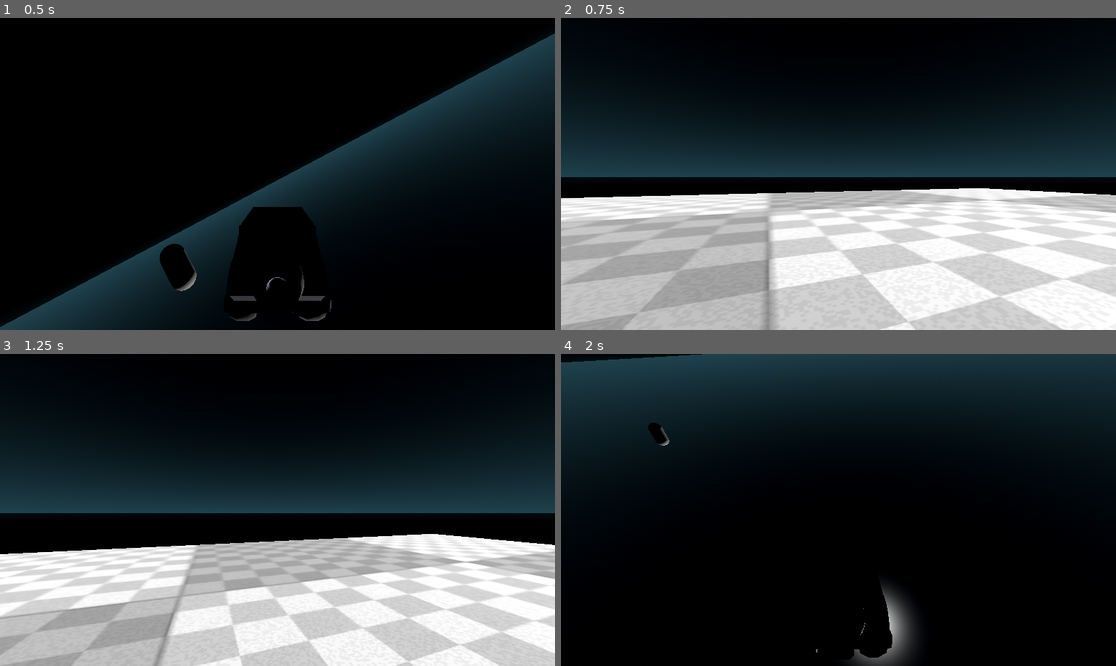
Above: before the commit, frames 1-4 (two rows, left to right).
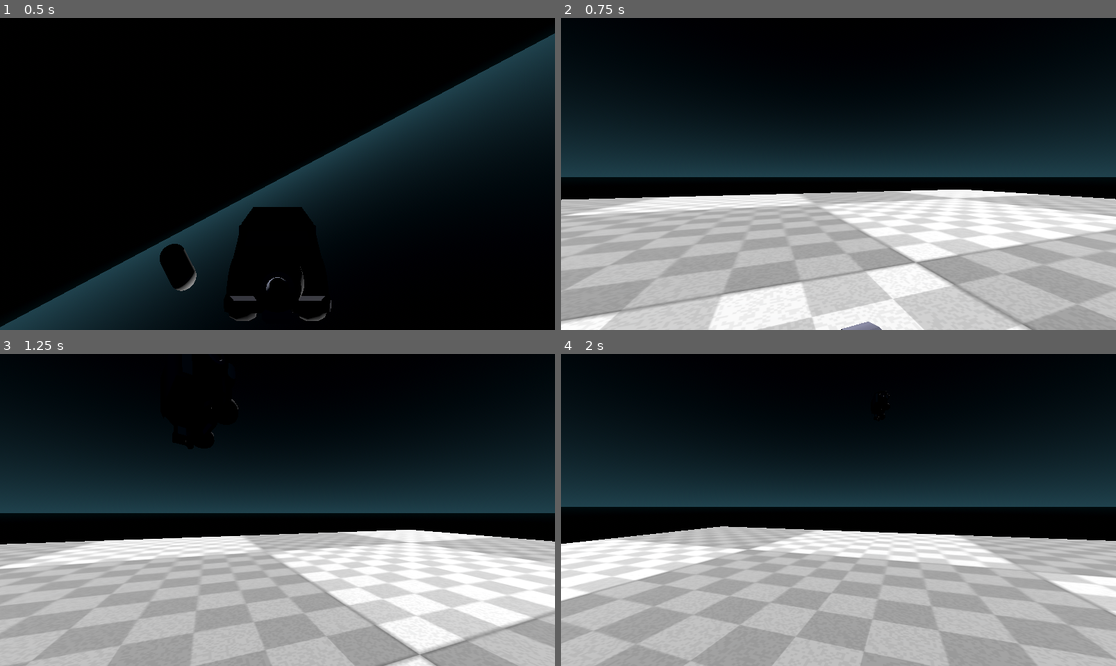
Above: after the commit, the same moments.

Repository: Emerald6468/MissedMyExit
Game: Godot game, scene res://Scenes/TestScenes/ZanderTestScenes/SwitchingTest.tscn
Same seed, same stepped clock (60 frames per second), same inputs: the game is played once before the commit and once after it. The project has no main scene, so this scene is started directly.
Inputs (mouse positions are in pixels of both pictures, inside the frame that each line leads up to):
- Up to frame 1 (0.5 s): no input
- Up to frame 2 (0.75 s): tap Enter (ui_accept) at 0.5 s; move the mouse to (866, 174) at 0.52 s; hold W (Forward) from 0.53 s (still down); tap E (SwitchControls) at 0.6 s
- Up to frame 3 (1.25 s): keep holding W (Forward); tap Enter (ui_accept) at 0.77 s
- Up to frame 4 (2 s): keep holding W (Forward); move the mouse to (810, 510) at 1.27 s; tap E (SwitchControls) at 1.35 s; tap Enter (ui_accept) at 1.52 s

Frame 1 is identical in both runs. In frame 2, 24% of the frame differs, in the area x 0-100%, y 54-100%; in frame 3, 28%; in frame 4, 73%, in the area x 0-100%, y 0-100%.

Commit message:
working switch system

Diff:
--- a/missed-my-exit/Scenes/TestScenes/ZanderTestScenes/TestCar2.tscn
+++ b/missed-my-exit/Scenes/TestScenes/ZanderTestScenes/TestCar2.tscn
@@ -218,6 +218,8 @@
 
 [sub_resource type="BoxShape3D" id="BoxShape3D_ntpel"]
 size = Vector3(1, 0.647583, 0.6732178)
+
+[sub_resource type="SphereShape3D" id="SphereShape3D_qn5rq"]
 
 [node name="TestCar2" type="VehicleBody3D" unique_id=1880288469]
 mass = 240.0
@@ -300,3 +302,13 @@
 
 [node name="CarCamera" type="Camera3D" parent="." unique_id=182063250]
 transform = Transform3D(1, 0, 0, 0, 1, 0, 0, 0, 1, 0, 1.9166391, 3.7930007)
+
+[node name="PlayerPoint" type="Marker3D" parent="." unique_id=82242388]
+transform = Transform3D(1, 0, 0, 0, 1, 0, 0, 0, 1, -1.0043018, 0.6006232, 0)
+
+[node name="DriversDoor" type="Area3D" parent="PlayerPoint" unique_id=508734790]
+
+[node name="CollisionShape3D" type="CollisionShape3D" parent="PlayerPoint/DriversDoor" unique_id=690483299]
+transform = Transform3D(1.36, 0, 0, 0, 1.36, 0, 0, 0, 1.36, 0, 0, 0)
+shape = SubResource("SphereShape3D_qn5rq")
+debug_color = Color(0.7176471, 0.48235294, 0, 0.7647059)
--- a/missed-my-exit/Scenes/TestScenes/ZanderTestScenes/player.tscn
+++ b/missed-my-exit/Scenes/TestScenes/ZanderTestScenes/player.tscn
@@ -6,7 +6,7 @@
 
 [sub_resource type="CapsuleMesh" id="CapsuleMesh_c5mjq"]
 
-[node name="Player" type="CharacterBody3D" unique_id=1477566545]
+[node name="Player" type="CharacterBody3D" unique_id=1477566545 groups=["Player"]]
 script = ExtResource("1_er31s")
 
 [node name="CollisionShape3D" type="CollisionShape3D" parent="." unique_id=680155411]
--- a/missed-my-exit/Scripts/Global.gd
+++ b/missed-my-exit/Scripts/Global.gd
@@ -4,9 +4,11 @@
 #Switching Controls
 var OnFoot = false
 var JustSwitched = false
+var NearDoor = false
 var PlayerMarker:Vector3
 
 #make sure to add every var to reset
 func reset_vars():
 	OnFoot = true
 	JustSwitched = false
+	NearDoor = false
--- a/missed-my-exit/Scripts/player.gd
+++ b/missed-my-exit/Scripts/player.gd
@@ -19,15 +19,21 @@
 func switch_timer():
 	if !timer_started:
 		timer_started = true
+		if Global.OnFoot: get_out_car()
 		await get_tree().create_timer(.05).timeout
 		timer_started = false
 		Global.JustSwitched = false
+
+
+func get_out_car():
+	global_position = Global.PlayerMarker
 
 func _physics_process(delta: float) -> void:
 	#Switching
 	if Global.JustSwitched: switch_timer()
 	if Global.OnFoot:
-		if !Global.JustSwitched and Input.is_action_just_pressed("SwitchControls"):
+		if !Global.JustSwitched and Input.is_action_just_pressed("SwitchControls") and Global.NearDoor:
+			Global.NearDoor = false
 			Global.OnFoot = false
 			Global.JustSwitched = true
 		#Camera
--- a/missed-my-exit/Scripts/test_car_2.gd
+++ b/missed-my-exit/Scripts/test_car_2.gd
@@ -8,8 +8,13 @@
 #Camera
 @onready var car_camera: Camera3D = $CarCamera
 
+#Player Point and Door
+@onready var player_point: Marker3D = $PlayerPoint
+@onready var drivers_door: Area3D = $PlayerPoint/DriversDoor
+
 
 func _process(delta: float) -> void:
+	Global.PlayerMarker = player_point.global_position
 	#Switching
 	if !Global.OnFoot:
 		if !Global.JustSwitched and Input.is_action_just_pressed("SwitchControls"):
@@ -30,3 +35,10 @@
 
 		if dir == 0:
 			brake = 2
+	else:
+		var body_list = drivers_door.get_overlapping_bodies()
+		if drivers_door.has_overlapping_bodies():
+			for body in body_list:
+				if body.is_in_group("Player"):
+					Global.NearDoor = true
+				else: Global.NearDoor = false
--- a/missed-my-exit/project.godot
+++ b/missed-my-exit/project.godot
@@ -17,6 +17,10 @@
 [autoload]
 
 Global="*uid://df830k8onidc5"
+
+[global_group]
+
+Player=""
 
 [input]
 
